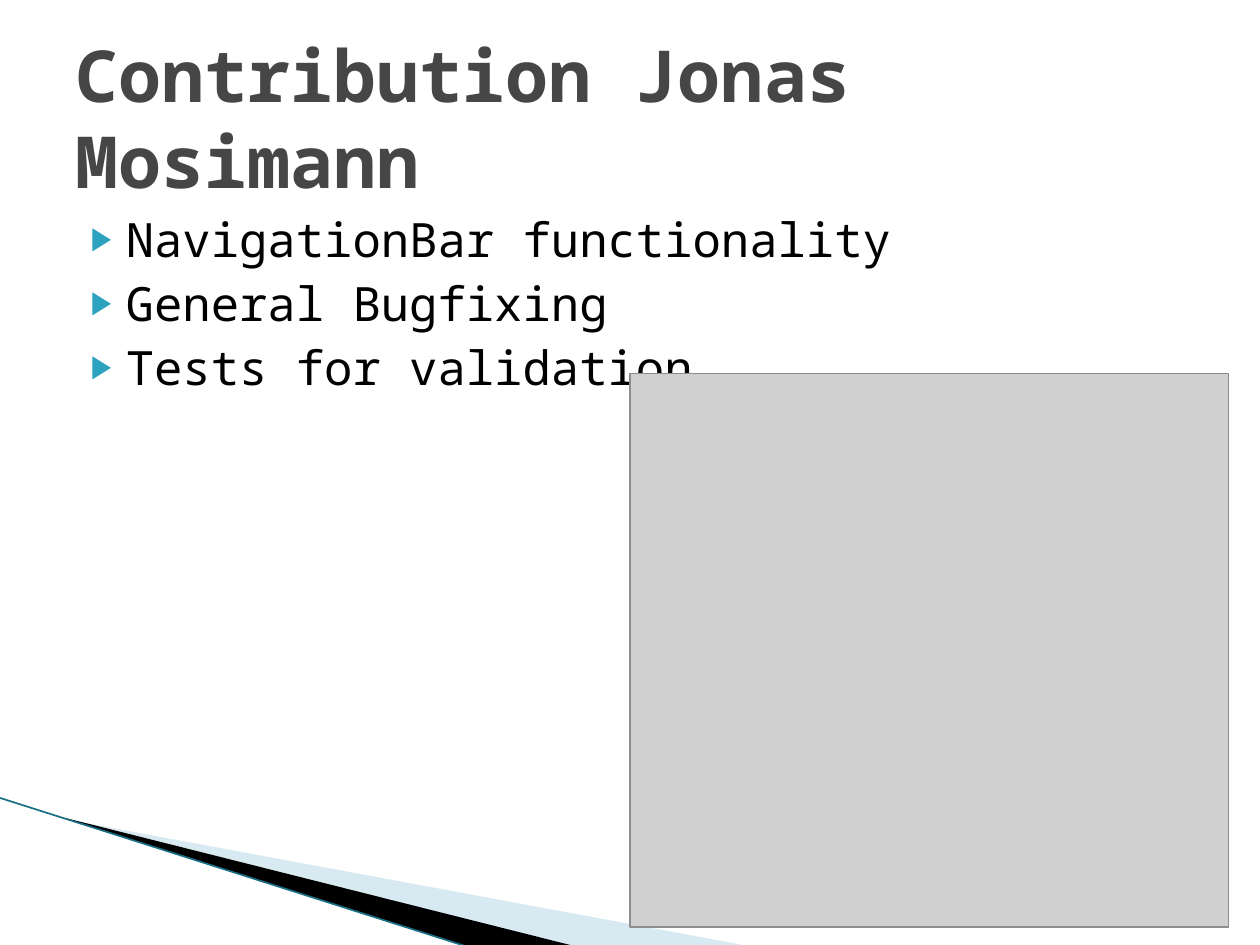
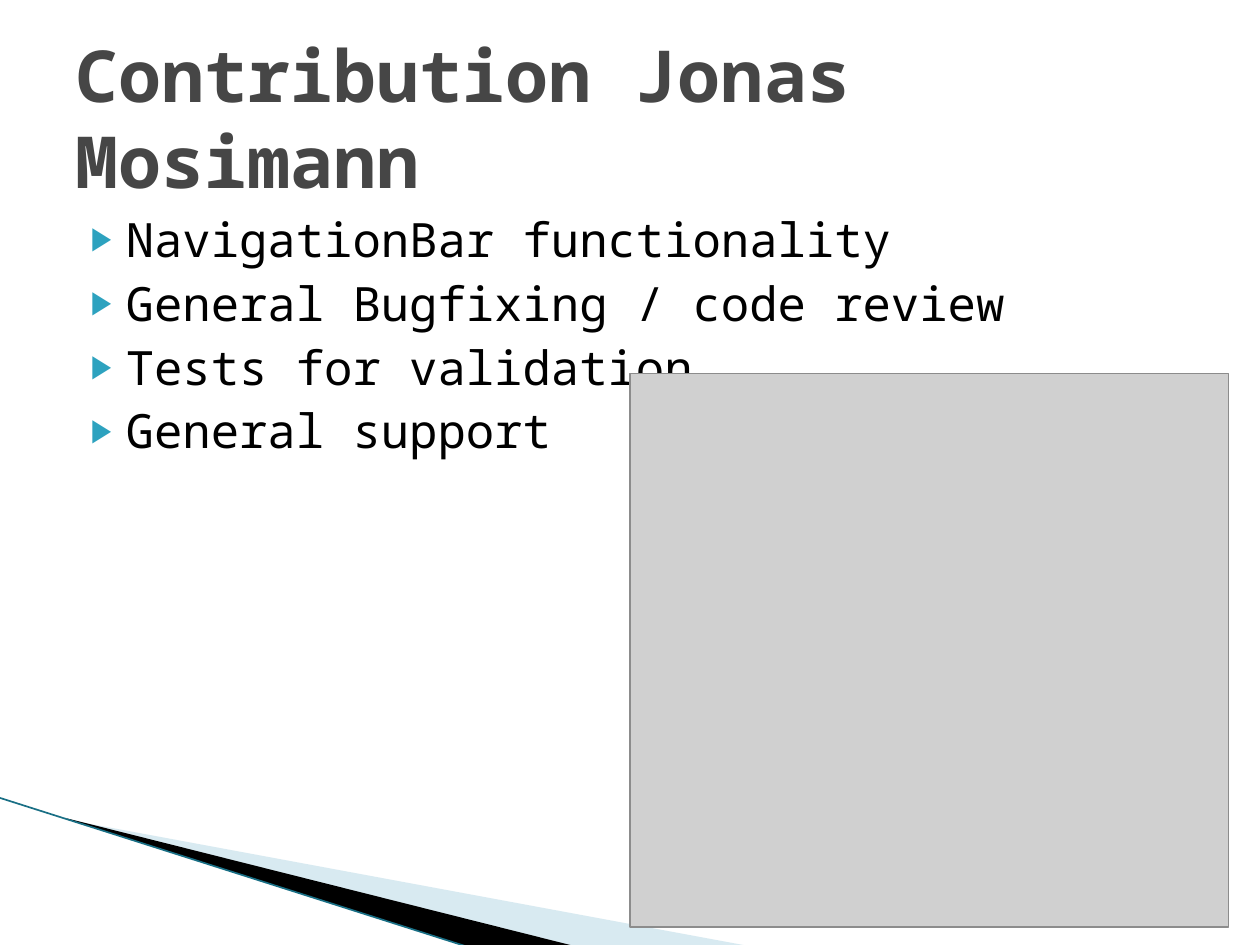
Before and after one commit to MarwinPhilips/ch.bfh.btx8081.w2015.schwarz, a slide deck: slide 15 of Documents/Task 14/Task 14.pptx (slide 4 before the commit). Drawn at 1260x945 pixels with LibreOffice and Linux fonts; fonts in the diff are those of the drawing; grey boxes stand for pictures; background and template pictures are left out. Boxes give left, top, right and bottom in pixels: in the first picture for what was removed or moved away, otherwise in the second. Text is boxed around its words. In the diff, an @@ line names an element or a change of style, - is before the commit and + after.

Commit message:
finished presentation

```diff
--- a/Documents/Task 14/Task 14.pptx
+++ b/Documents/Task 14/Task 14.pptx
@@ text at box(126, 285, 1004, 333): text changed @@
-▶ General Bugfixing
+▶ General Bugfixing / code review
@@ text at box(126, 412, 551, 460): paragraph added @@
+▶ General support
```
Also in this commit, not shown: 5 other slides changed, 3 slides added, 9 slides removed, 1 other file.
